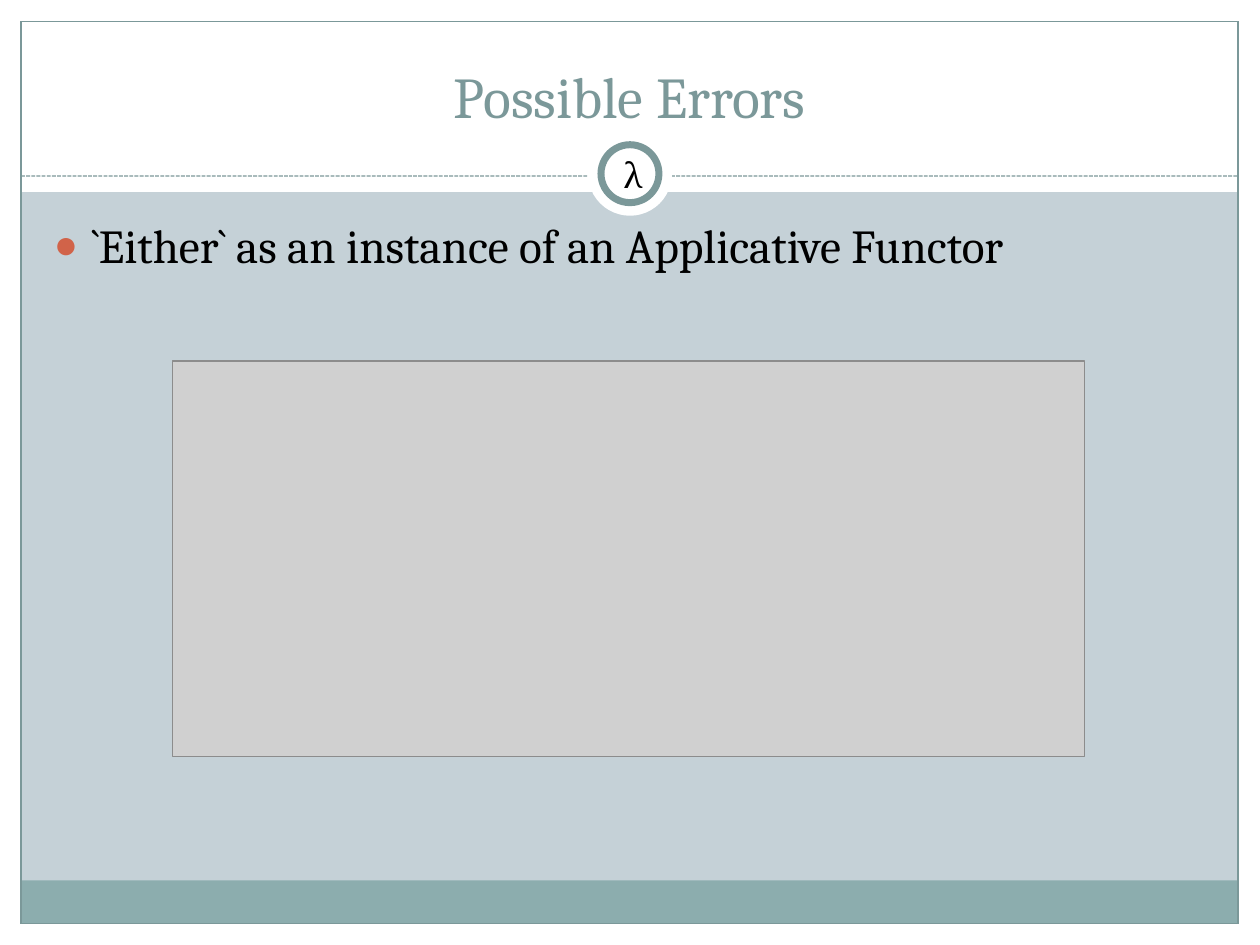
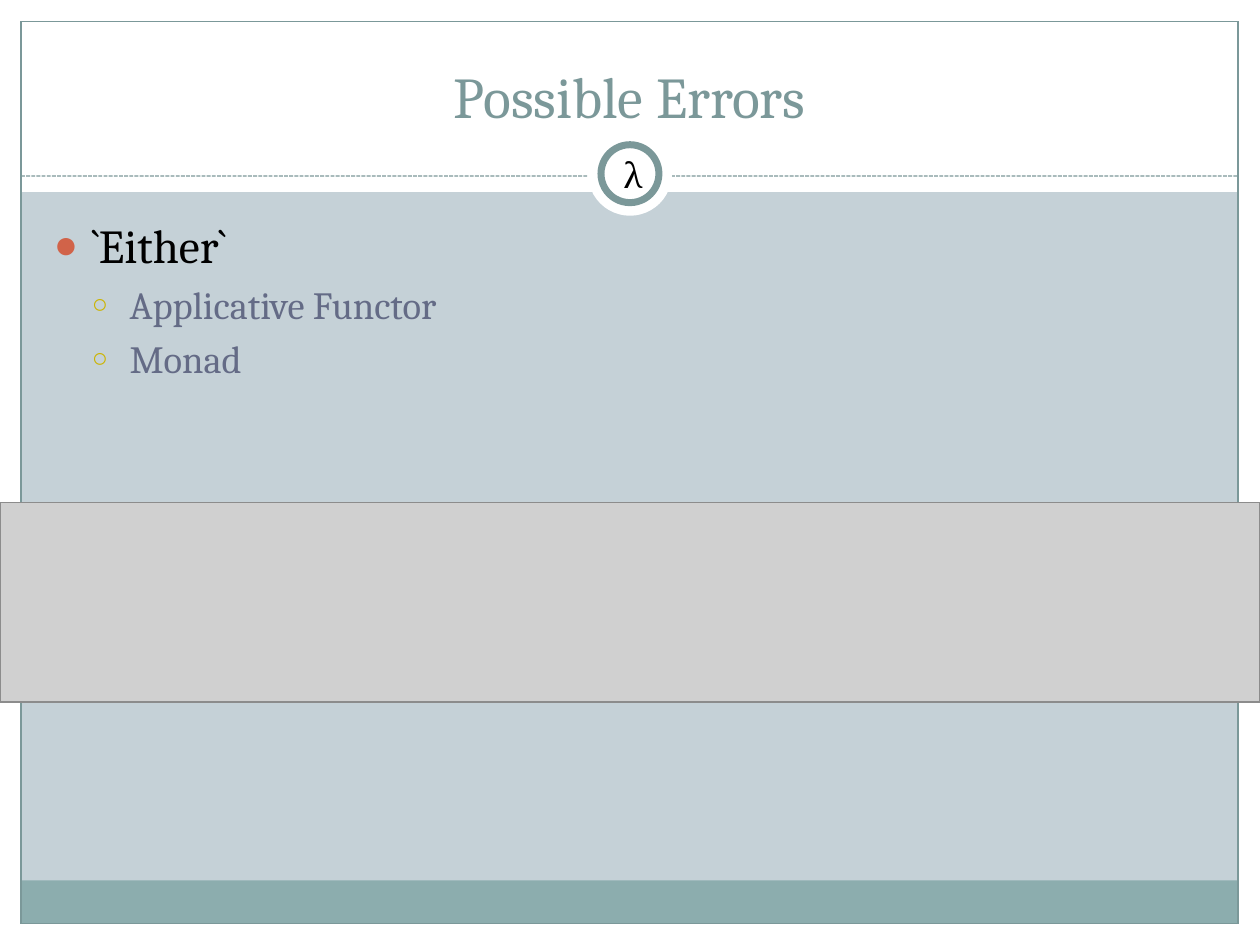
Before and after one commit to 2016rshah/Meta-BlaTeX, a slide deck: slide 11 of Presentations/Final_Presentation.pptx. Drawn at 1260x945 pixels with LibreOffice and Linux fonts; fonts in the diff are those of the drawing; grey boxes stand for pictures. Boxes give left, top, right and bottom in pixels: in the first picture for what was removed or moved away, otherwise in the second. Text is boxed around its words. In the diff, an @@ line names an element or a change of style, - is before the commit and + after.

```diff
--- a/Presentations/Final_Presentation.pptx
+++ b/Presentations/Final_Presentation.pptx
@@ text at box(92, 230, 436, 373): text changed; size 27 to 22 pt; text colour #000000 to #646B86 @@
-● `Either` as an instance of an Applicative Functor
+● `Either`
+  ○ Applicative Functor
+  ○ Monad
@@ picture removed at box(173, 362, 1085, 757) @@
@@ picture added at box(0, 503, 1260, 702) @@
```
Also in this commit, not shown: 5 other slides changed, 1 other file.
